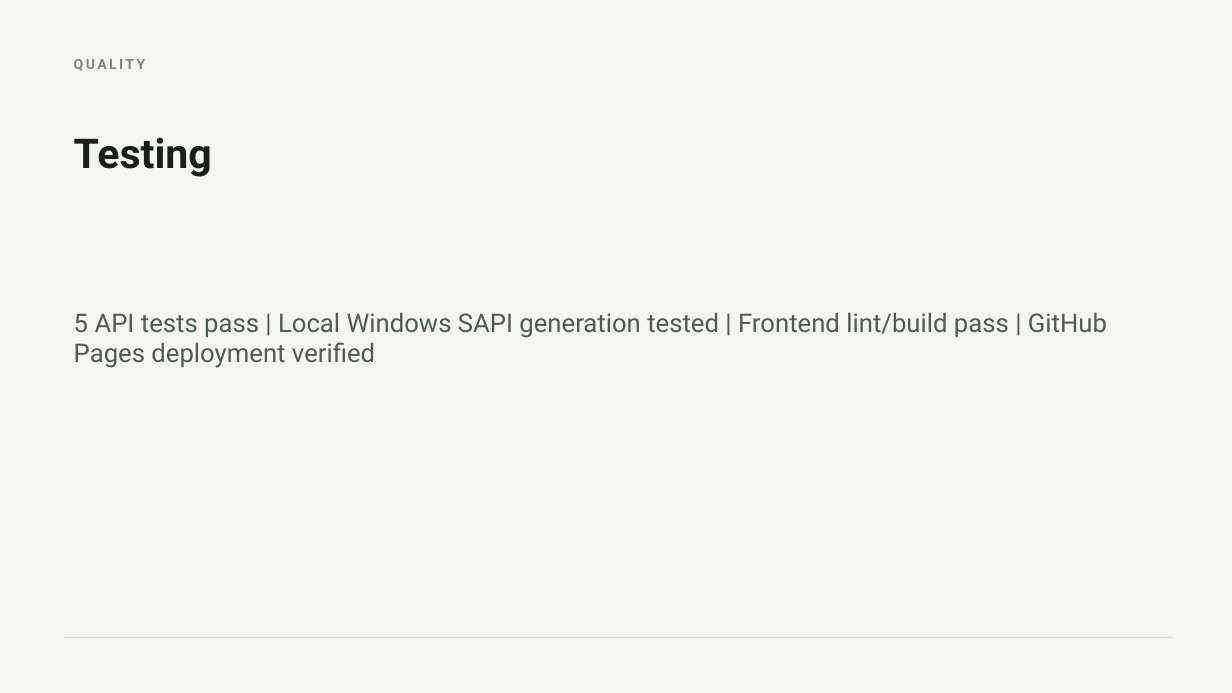
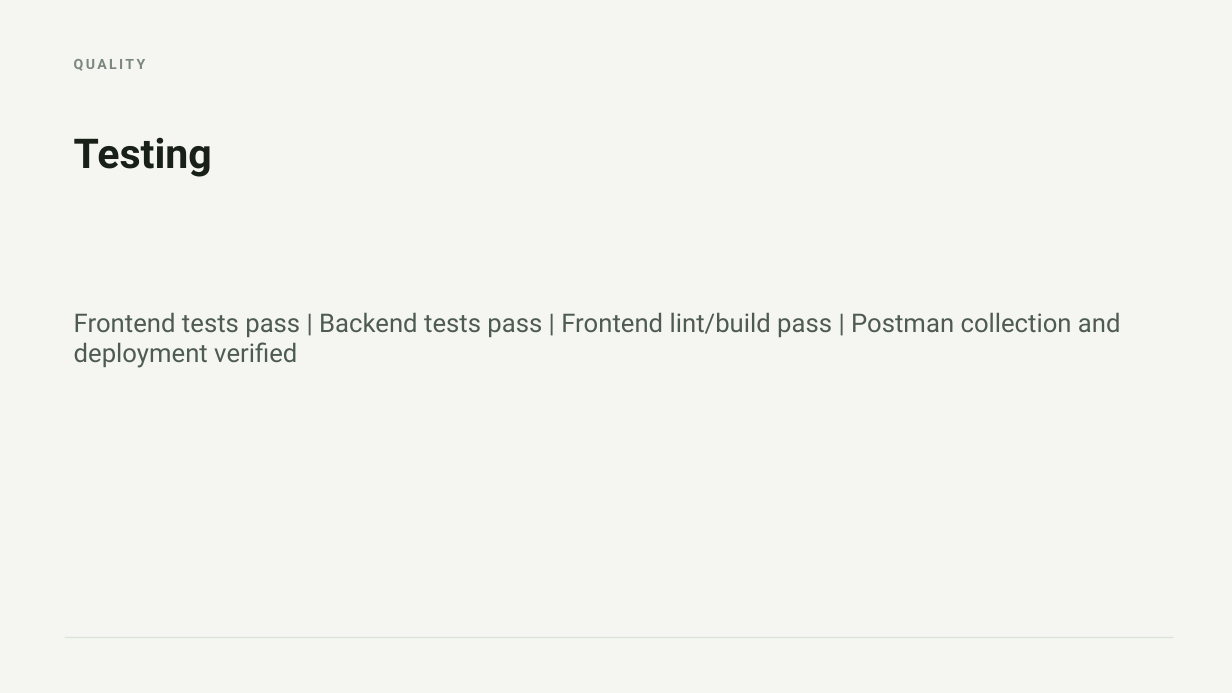
Before and after one commit to Ahusan20/text-to-speech-app, a slide deck: slide 9 of docs/project-presentation.pptx (slide 8 before the commit). Drawn at 1232x693 pixels with LibreOffice and Linux fonts; fonts in the diff are those of the drawing. Boxes give left, top, right and bottom in pixels: in the first picture for what was removed or moved away, otherwise in the second. Text is boxed around its words. In the diff, an @@ line names an element or a change of style, - is before the commit and + after.

```diff
--- a/docs/project-presentation.pptx
+++ b/docs/project-presentation.pptx
@@ text at box(74, 312, 1121, 368): text changed @@
-5 API tests pass | Local Windows SAPI generation tested | Frontend lint/build pass | GitHub Pages deployment verified
+Frontend tests pass | Backend tests pass | Frontend lint/build pass | Postman collection and deployment verified
```
Also in this commit, not shown: 4 other slides changed, 1 slide added, 23 other files.
